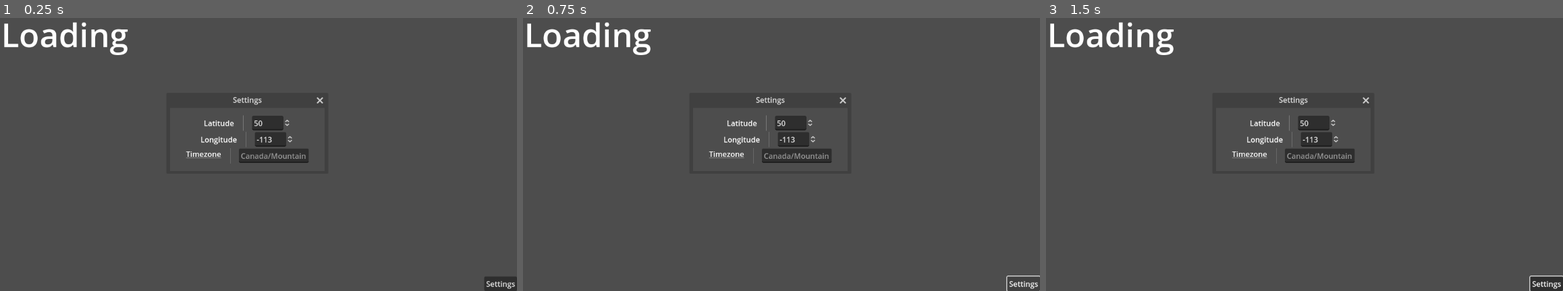
Above: before the commit, frames 1-3 (left to right).
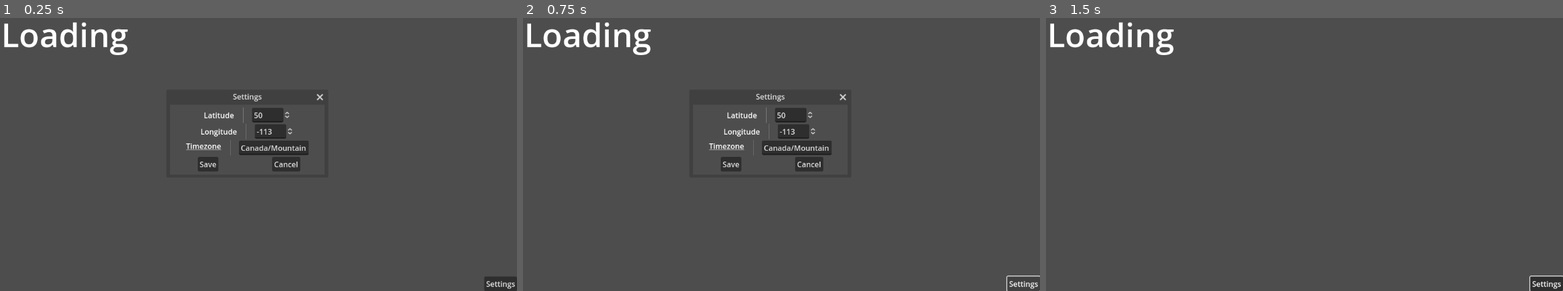
Above: after the commit, the same moments.

Repository: Shuflduf/SWeather
Game: Godot game, scene res://main.tscn
Two runs of this game, one before a commit and one after it. Both use one fixed random seed, a clock stepped at 60 frames per second and the inputs below.
Inputs (mouse positions are in pixels of both pictures, inside the frame that each line leads up to):
- Up to frame 1 (0.25 s): no input
- Up to frame 2 (0.75 s): click "Settings" at 0.5 s
- Up to frame 3 (1.5 s): click (1252, 165) at 1.25 s, where only the run after the commit has a clickable "Save"

The runs differ from the first frame. In frame 1, 2.0% of the frame differs, in the area x 35-63%, y 27-57%; in frame 2, 2.0%; in frame 3, 1.6%.
Error before the commit: Trying to assign value of type 'Nil' to a variable of type 'Dictionary'. (res://main.gd:42)
Error after the commit: Trying to assign value of type 'Nil' to a variable of type 'Dictionary'. (res://main.gd:65)

Commit message:
customizing settings

Diff:
--- a/main.gd
+++ b/main.gd
@@ -3,12 +3,14 @@
 @onready var http: HTTPRequest = $HTTPRequest
 
 const url = "https://api.open-meteo.com/v1/forecast"
-const tags = ["latitude=40.7143", \
-			"longitude=-74.006", \
-			"hourly=temperature_2m", \
-			"current=temperature_2m", \
-			"timezone=Canada%2FMountain"]
-# Called when the node enters the scene tree for the first time.
+const tags = [
+			"hourly=temperature_2m",
+			"current=temperature_2m" ]
+
+var custom_tags = [
+			"latitude",
+			"longitude",
+			"timezone" ]
 
 const MONTHS = {
 	1: "January",
@@ -25,7 +27,15 @@
 	12: "December"
 }
 
+var longitude = -113
+var latitude = 51
+var timezone = "Canada/Mountain"
+
 func _ready() -> void:
+	request()
+
+func request():
+
 	http.request(make_url())
 
 func make_url():
@@ -34,7 +44,20 @@
 	for tag in tags:
 		new_url += tag
 		new_url += "&"
+
+
+	var custom_tag_values = [latitude, longitude, timezone]
+
+	for i in custom_tags.size():
+		var tag = custom_tags[i]
+		var value = custom_tag_values[i]
+		new_url += tag + "="
+		new_url += str(value)
+		new_url += "&"
+
+
 	new_url = new_url.rstrip("&")
+	print(new_url)
 	return new_url
 
 func _on_http_request_request_completed(_r, _r_code, _h, body: PackedByteArray) -> void:
@@ -56,15 +79,16 @@
 		if int_hour < current_hour["hour"] and int(day) <= current_hour["day"]:
 			continue
 
-		var month = MONTHS[int(full_time.substr(5, 2))]
 		var str_hour: String
-		if int_hour > 11:
+		if int_hour >= 12:
 			if int_hour - 12 == 0:
 				str_hour = str(12) + "PM"
 			else:
 				str_hour = str(int_hour - 12) + "PM"
 		else:
 			str_hour = str(int_hour) + "AM"
+
+		var month = MONTHS[int(full_time.substr(5, 2))]
 
 		var new_label = Label.new()
 		new_label.text += month + " "
--- a/main.tscn
+++ b/main.tscn
@@ -32,16 +32,19 @@
 horizontal_scroll_mode = 0
 vertical_scroll_mode = 3
 
-[node name="Temps" type="VBoxContainer" parent="MarginContainer/ScrollContainer"]
-unique_name_in_owner = true
+[node name="VBoxContainer" type="VBoxContainer" parent="MarginContainer/ScrollContainer"]
 layout_mode = 2
 
-[node name="Temp" type="Label" parent="MarginContainer/ScrollContainer/Temps"]
+[node name="Temp" type="Label" parent="MarginContainer/ScrollContainer/VBoxContainer"]
 layout_mode = 2
 theme_override_font_sizes/font_size = 71
 text = "Loading"
 
-[node name="Button" type="Button" parent="."]
+[node name="Temps" type="VBoxContainer" parent="MarginContainer/ScrollContainer/VBoxContainer"]
+unique_name_in_owner = true
+layout_mode = 2
+
+[node name="SettingsButton" type="Button" parent="."]
 layout_mode = 1
 anchors_preset = 3
 anchor_left = 1.0
@@ -55,13 +58,15 @@
 text = "Settings
 "
 
-[node name="Window" type="Window" parent="."]
+[node name="Settings" type="Window" parent="."]
 title = "Settings"
 initial_position = 1
-size = Vector2i(330, 135)
+size = Vector2i(330, 150)
+unresizable = true
+popup_window = true
 script = ExtResource("2_swnw0")
 
-[node name="VBoxContainer" type="VBoxContainer" parent="Window"]
+[node name="VBoxContainer" type="VBoxContainer" parent="Settings"]
 anchors_preset = 15
 anchor_right = 1.0
 anchor_bottom = 1.0
@@ -71,21 +76,22 @@
 size_flags_vertical = 3
 alignment = 1
 
-[node name="Latitude" type="HBoxContainer" parent="Window/VBoxContainer"]
+[node name="Latitude" type="HBoxContainer" parent="Settings/VBoxContainer"]
 layout_mode = 2
 size_flags_vertical = 0
 alignment = 1
 
-[node name="Label" type="Label" parent="Window/VBoxContainer/Latitude"]
+[node name="Label" type="Label" parent="Settings/VBoxContainer/Latitude"]
 layout_mode = 2
 size_flags_horizontal = 4
 text = "Latitude"
 
-[node name="VSeparator" type="VSeparator" parent="Window/VBoxContainer/Latitude"]
+[node name="VSeparator" type="VSeparator" parent="Settings/VBoxContainer/Latitude"]
 layout_mode = 2
 theme_override_constants/separation = 30
 
-[node name="SpinBox" type="SpinBox" parent="Window/VBoxContainer/Latitude"]
+[node name="Latitude" type="SpinBox" parent="Settings/VBoxContainer/Latitude"]
+unique_name_in_owner = true
 layout_mode = 2
 size_flags_vertical = 4
 min_value = -90.0
@@ -93,21 +99,22 @@
 step = 0.01
 value = 50.0
 
-[node name="Longitude" type="HBoxContainer" parent="Window/VBoxContainer"]
+[node name="Longitude" type="HBoxContainer" parent="Settings/VBoxContainer"]
 layout_mode = 2
 size_flags_vertical = 0
 alignment = 1
 
-[node name="Label" type="Label" parent="Window/VBoxContainer/Longitude"]
+[node name="Label" type="Label" parent="Settings/VBoxContainer/Longitude"]
 layout_mode = 2
 size_flags_horizontal = 4
 text = "Longitude"
 
-[node name="VSeparator" type="VSeparator" parent="Window/VBoxContainer/Longitude"]
+[node name="VSeparator" type="VSeparator" parent="Settings/VBoxContainer/Longitude"]
 layout_mode = 2
 theme_override_constants/separation = 30
 
-[node name="SpinBox" type="SpinBox" parent="Window/VBoxContainer/Longitude"]
+[node name="Longitude" type="SpinBox" parent="Settings/VBoxContainer/Longitude"]
+unique_name_in_owner = true
 layout_mode = 2
 size_flags_vertical = 4
 min_value = -180.0
@@ -115,12 +122,12 @@
 step = 0.01
 value = -113.0
 
-[node name="Timezone" type="HBoxContainer" parent="Window/VBoxContainer"]
+[node name="Timezone" type="HBoxContainer" parent="Settings/VBoxContainer"]
 layout_mode = 2
 size_flags_vertical = 0
 alignment = 1
 
-[node name="Label" type="RichTextLabel" parent="Window/VBoxContainer/Timezone"]
+[node name="Label" type="RichTextLabel" parent="Settings/VBoxContainer/Timezone"]
 layout_mode = 2
 size_flags_horizontal = 4
 tooltip_text = "https://en.wikipedia.org/wiki/List_of_tz_database_time_zones"
@@ -129,15 +136,34 @@
 fit_content = true
 autowrap_mode = 0
 
-[node name="VSeparator" type="VSeparator" parent="Window/VBoxContainer/Timezone"]
+[node name="VSeparator" type="VSeparator" parent="Settings/VBoxContainer/Timezone"]
 layout_mode = 2
 theme_override_constants/separation = 30
 
-[node name="LineEdit" type="LineEdit" parent="Window/VBoxContainer/Timezone"]
+[node name="Timezone" type="LineEdit" parent="Settings/VBoxContainer/Timezone"]
+unique_name_in_owner = true
 layout_mode = 2
+text = "Canada/Mountain"
 placeholder_text = "Canada/Mountain"
 expand_to_text_length = true
 
+[node name="Buttons" type="HBoxContainer" parent="Settings/VBoxContainer"]
+layout_mode = 2
+alignment = 1
+
+[node name="Save" type="Button" parent="Settings/VBoxContainer/Buttons"]
+layout_mode = 2
+size_flags_horizontal = 6
+text = "Save"
+
+[node name="Cancel" type="Button" parent="Settings/VBoxContainer/Buttons"]
+layout_mode = 2
+size_flags_horizontal = 6
+text = "Cancel"
+
 [connection signal="request_completed" from="HTTPRequest" to="." method="_on_http_request_request_completed"]
-[connection signal="close_requested" from="Window" to="Window" method="_on_close_requested"]
-[connection signal="meta_clicked" from="Window/VBoxContainer/Timezone/Label" to="Window" method="_on_label_meta_clicked"]
+[connection signal="pressed" from="SettingsButton" to="Settings" method="_on_show_button_pressed"]
+[connection signal="close_requested" from="Settings" to="Settings" method="_on_close_requested"]
+[connection signal="meta_clicked" from="Settings/VBoxContainer/Timezone/Label" to="Settings" method="_on_label_meta_clicked"]
+[connection signal="pressed" from="Settings/VBoxContainer/Buttons/Save" to="Settings" method="_on_save_pressed"]
+[connection signal="pressed" from="Settings/VBoxContainer/Buttons/Cancel" to="Settings" method="_on_cancel_pressed"]
--- a/settings.gd
+++ b/settings.gd
@@ -1,5 +1,8 @@
 extends Window
 
+@onready var latitude: SpinBox = %Latitude
+@onready var longitude: SpinBox = %Longitude
+@onready var timezone: LineEdit = %Timezone
 
 
 func _on_label_meta_clicked(meta: Variant) -> void:
@@ -7,4 +10,26 @@
 
 
 func _on_close_requested() -> void:
+	cancel_changes()
+
+
+func _on_show_button_pressed() -> void:
+	show()
+
+
+func _on_save_pressed() -> void:
+	get_parent().latitude = latitude.value
+	get_parent().longitude = longitude.value
+	get_parent().timezone = timezone.text
+	get_parent().request()
 	hide()
+
+
+func _on_cancel_pressed() -> void:
+	cancel_changes()
+
+func cancel_changes():
+	latitude.value = get_parent().latitude
+	longitude.value = get_parent().longitude
+	timezone.text = get_parent().timezone
+	hide()
